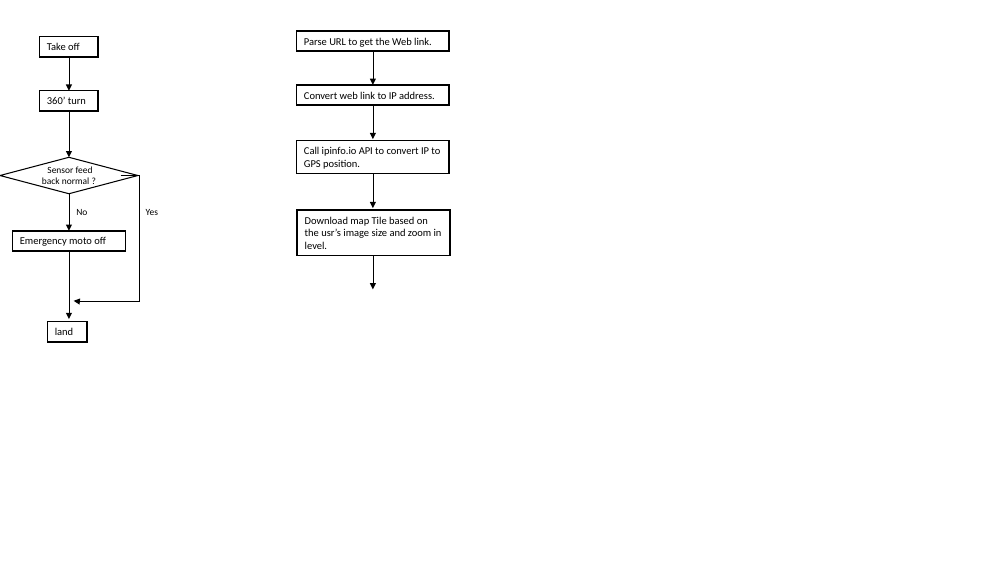
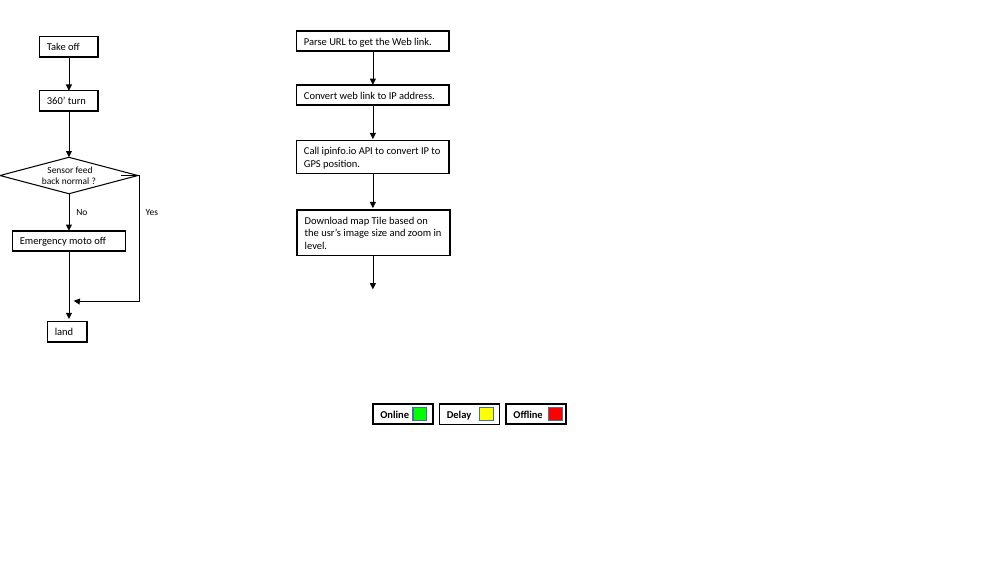
Before and after one commit to LiuYuancheng/Xandar_Sensor_IOT, a slide deck: slide 17 of doc/firmwaresignWF.pptx. Drawn at 1008x567 pixels with LibreOffice and Linux fonts; fonts in the diff are those of the drawing. Boxes give left, top, right and bottom in pixels: in the first picture for what was removed or moved away, otherwise in the second. Text is boxed around its words. In the diff, an @@ line names an element or a change of style, - is before the commit and + after.

Commit message:
Added timeout design.

```diff
--- a/doc/firmwaresignWF.pptx
+++ b/doc/firmwaresignWF.pptx
@@ rectangle added at [373, 404, 433, 424], fill #FFFFFF, outline #000000 1.5 pt, 10 pt, text #000000, bold @@
+Online
@@ rectangle added at [413, 408, 426, 421], fill #00FF00, outline #43739E 1 pt @@
@@ rectangle added at [439, 404, 499, 424], fill #FFFFFF, outline #000000 1.5 pt, 10 pt, text #000000, bold @@
+Delay
@@ rectangle added at [479, 408, 493, 421], fill #FFFF00, outline #43739E 1 pt @@
@@ rectangle added at [506, 404, 566, 424], fill #FFFFFF, outline #000000 1.5 pt, 10 pt, text #000000, bold @@
+Offline
@@ rectangle added at [548, 408, 562, 421], fill #FF0000, outline #43739E 1 pt @@
```
